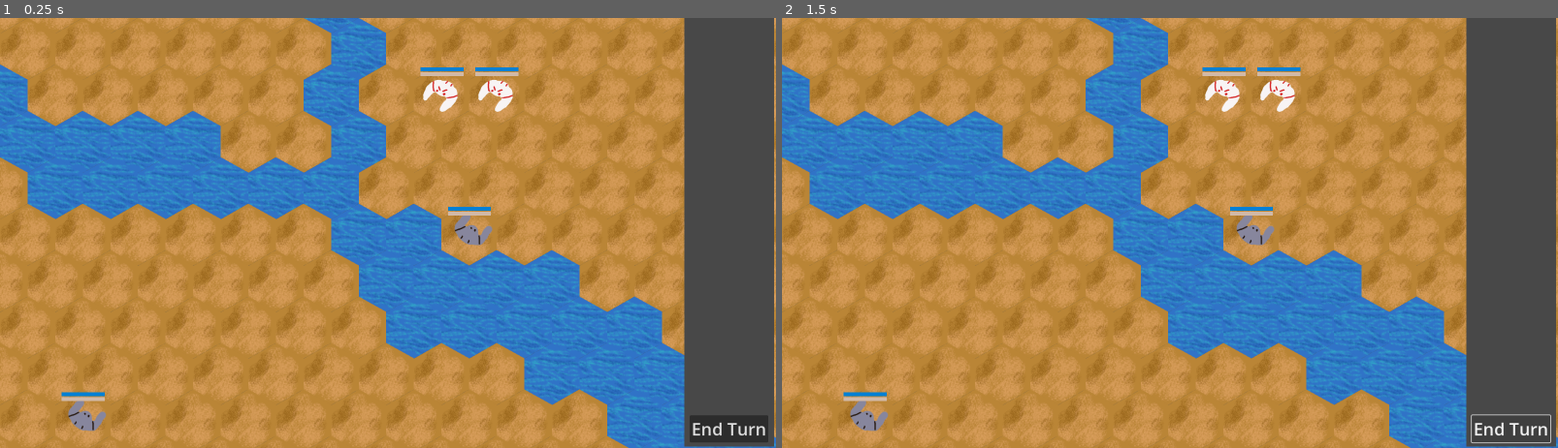
Above: before the commit, frames 1-2 (left to right).
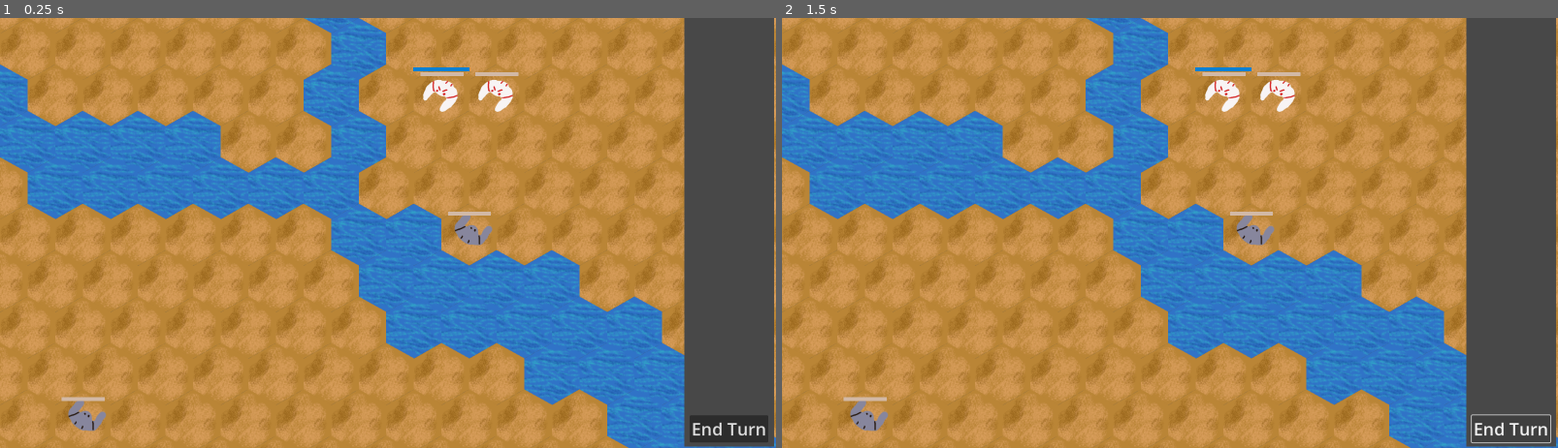
Above: after the commit, the same moments.

Repository: Salanmander/MechIntro
Game: Godot game, scene res://Battlefield/battlefield.tscn
The game is run twice, just before and just after one commit, with the same random seed, the same clock (stepped at 60 frames per second) and the same inputs.
Inputs:
- Up to frame 1 (0.25 s): no input
- Up to frame 2 (1.5 s): click "End Turn" at 0.5 s; click "End Turn" at 1.25 s

The runs differ from the first frame. In frame 1, 0.2% of the frame differs, in the area x 7-67%, y 11-89%; in frame 2, 0.2%.

Commit message:
Basic modules
Modules can change speed, accuracy bonus, and shield amount. Also have weight, currently unused.

Diff:
--- a/Battlefield/Mech/Weapons/weapon.gd
+++ b/Battlefield/Mech/Weapons/weapon.gd
@@ -6,6 +6,8 @@
 var target: Mech = null
 
 var accuracy: float = 0.75
+var mech_accuracy: float = 0
+
 var dam_shield: int = 20
 var dam_armor: int = 10
 
@@ -31,7 +33,7 @@
 	if(not target):
 		return
 	disable()
-	if(randf() > accuracy):
+	if(randf() > accuracy + mech_accuracy):
 		draw_laser_hit(false)
 		return
 	draw_laser_hit(true)
@@ -59,7 +61,6 @@
 		length = dist*2
 
 	angle += global_position.angle_to_point(target.position)
-	print(rad_to_deg(global_position.angle_to_point(target.position)))
 
 	var laser: Line2D = Line2D.new()
 	laser.width = 2
--- a/Battlefield/Mech/mech.gd
+++ b/Battlefield/Mech/mech.gd
@@ -3,49 +3,66 @@
 
 signal clicked(selected_mech: Mech)
 
-var move_speed: int
-var moved_this_turn: int
+var move_speed: int = 0
+var moved_this_turn: int = 0
 
 var weapons: Array[Weapon]
+var modules: Array[Module]
 
-var max_shield: int
-var max_armor: int
-var shield: int
-var armor: int
+var max_shield: int: set = set_max_shield
+var max_armor: int: set = set_max_armor
+var shield: int: set = set_shield
+var armor: int: set = set_armor
+
+var accuracy_bonus: float: set = set_accuracy_bonus
 
 func _init() -> void:
-	max_shield = 50
-	max_armor = 100
-	shield = max_shield
-	armor = max_armor
-
 
 	weapons = []
 
 	add_laser()
 	add_laser()
 
-	move_speed = 4
-	moved_this_turn = 0
 
 # Called when the node enters the scene tree for the first time.
 func _ready() -> void:
+	max_armor = 100
 
+	apply_modules()
 
-	$ShieldBar.max_value = max_shield
-	$ShieldBar.value = shield
-	$ArmorBar.max_value = max_armor
-	$ArmorBar.value = armor
+	shield = max_shield
+	armor = max_armor
+
 	pass # Replace with function body.
+
 
 func set_parameters(pos: Vector2, sprite_path: String) -> void:
 	position = pos
 	$Sprite.texture = load(sprite_path)
 
 
+func apply_modules() -> void:
+	max_shield = 0
+	accuracy_bonus = 0
+	move_speed = 0
+	for module: Module in modules:
+		apply_module(module)
+
+
+
+func apply_module(module: Module) -> void:
+	move_speed += module.speed
+	max_shield += module.shield
+	accuracy_bonus = accuracy_bonus + module.accuracy
+
+func add_module(module: Module) -> void:
+	modules.append(module)
+
+
 func add_laser() -> void:
 	var new_weapon: Weapon = Weapon.new()
 	new_weapon.position = Vector2(randi_range(-30, 30), randi_range(-30, 30))
+	new_weapon.mech_accuracy = accuracy_bonus
 	weapons.append(new_weapon)
 	add_child(new_weapon)
 
@@ -94,8 +111,35 @@
 
 func apply_damage_shield(damage: int) -> void:
 	shield = max(0, shield - damage)
-	$ShieldBar.value = shield
 
 func apply_damage_armor(damage: int) -> void:
 	armor = max(0, armor - damage)
 	$ArmorBar.value = armor
+
+func set_max_shield(value: int) -> void:
+	max_shield = value
+	if(max_shield == 0):
+		$ShieldBar.visible = false
+	else:
+		$ShieldBar.visible = true
+		$ShieldBar.max_value = max_shield
+		$ShieldBar.size.x = float(max_shield)/(max_armor) * $ArmorBar.size.x
+		$ShieldBar.position.x = -($ShieldBar.size.x / 2)
+
+
+func set_max_armor(value: int) -> void:
+	max_armor = value
+	$ArmorBar.max_value = max_armor
+
+func set_shield(value: int) -> void:
+	shield = value
+	$ShieldBar.value = shield
+
+func set_armor(value: int) -> void:
+	armor = value
+	$ArmorBar.value = armor
+
+func set_accuracy_bonus(value: float) -> void:
+	accuracy_bonus = value
+	for weapon: Weapon in weapons:
+		weapon.mech_accuracy = accuracy_bonus
--- /dev/null
+++ b/Battlefield/Mech/module.gd
@@ -0,0 +1,30 @@
+extends Resource
+class_name Module
+
+
+var shield: int
+var speed: int
+var accuracy: float
+
+var weight: int
+
+
+static func create_shield(shield: int, weight: int) -> Module:
+	var new_mod: Module = Module.new()
+	new_mod.shield = shield
+	new_mod.weight = weight
+	return new_mod
+
+
+static func create_speed(speed: int, weight: int) -> Module:
+	var new_mod: Module = Module.new()
+	new_mod.speed = speed
+	new_mod.weight = weight
+	return new_mod
+
+
+static func create_accuracy(accuracy: float, weight: int) -> Module:
+	var new_mod: Module = Module.new()
+	new_mod.accuracy = accuracy
+	new_mod.weight = weight
+	return new_mod
--- a/Battlefield/battlefield.gd
+++ b/Battlefield/battlefield.gd
@@ -20,6 +20,8 @@
 	new_mech.set_parameters($Terrain.map_to_local(grid_loc), friendly_sprite)
 	new_mech.clicked.connect(_on_mech_clicked)
 	new_mech.add_laser()
+	new_mech.add_module(Module.create_speed(2, 10))
+	new_mech.add_module(Module.create_accuracy(0.25, 10))
 	add_child(new_mech)
 	friendly_mechs.append(new_mech)
 
@@ -35,6 +37,7 @@
 	grid_loc = Vector2i(8, -7)
 	new_mech.set_parameters($Terrain.map_to_local(grid_loc), enemy_sprite)
 	new_mech.clicked.connect(_on_mech_clicked)
+	new_mech.add_module(Module.create_shield(130, 10))
 	add_child(new_mech)
 	enemy_mechs.append(new_mech)
 
